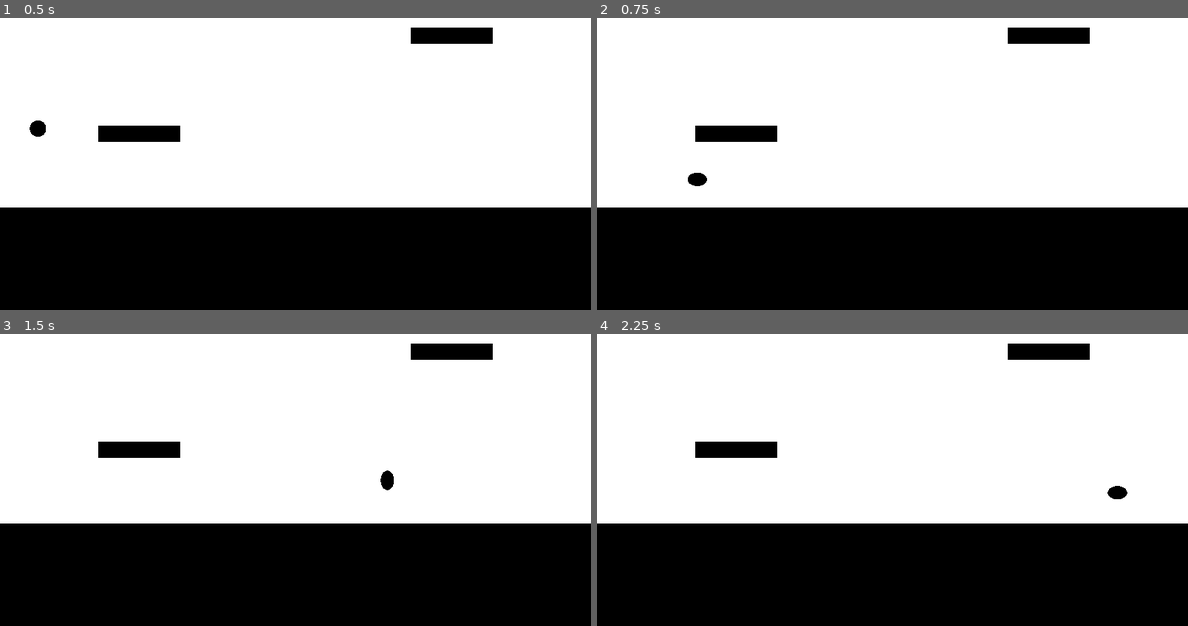
Above: before the commit, frames 1-4 (two rows, left to right).
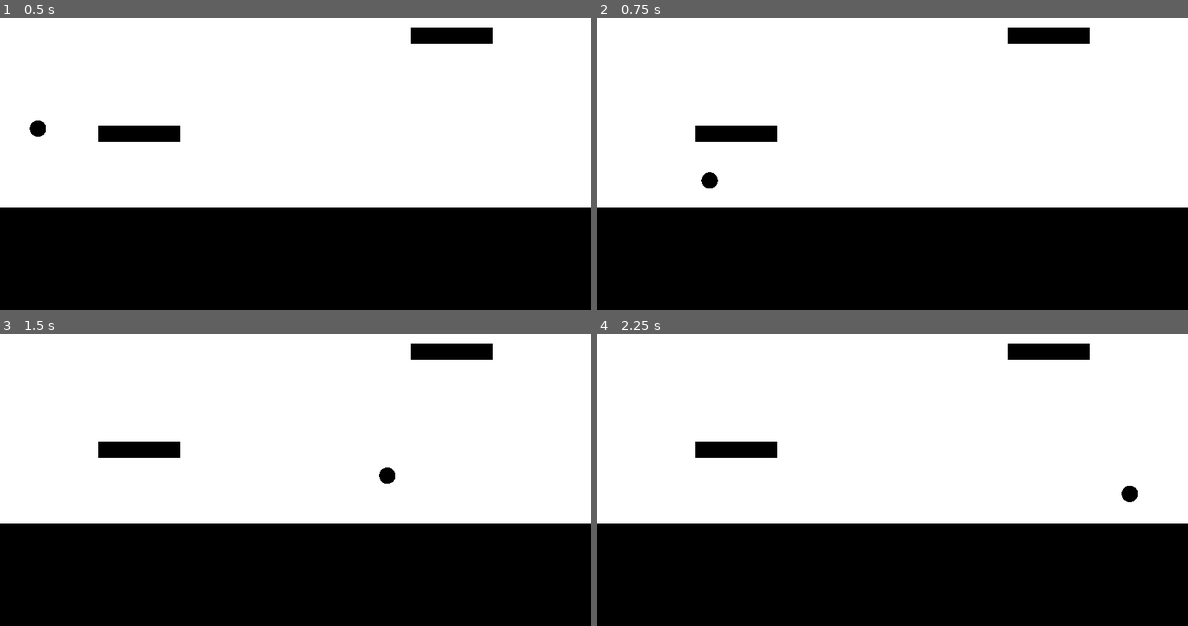
Above: after the commit, the same moments.

Repository: pedro-nadolny/AberrationJam
Game: Godot game, scene res://world.tscn
Two runs of this game, one before a commit and one after it. Both use one fixed random seed, a clock stepped at 60 frames per second and the inputs below.
Inputs:
- Up to frame 1 (0.5 s): no input
- Up to frame 2 (0.75 s): hold Right (move_right) from 0.53 s (still down); tap Space (dash) at 0.6 s
- Up to frame 3 (1.5 s): keep holding Right (move_right); tap Up (jump) at 0.77, 0.8, 1.07, 1.35 s
- Up to frame 4 (2.25 s): tap Up (jump) at 1.52, 1.82 s; tap Space (dash) at 1.55, 2.1 s; release Right (move_right) at 2.03 s; hold Left (move_left) from 2.03 s (still down)

Frame 1 is identical in both runs. In frame 2, 0.2% of the frame differs, in the area x 15-21%, y 52-59%; in frame 3, less than 0.1%; in frame 4, 0.2%.

Commit message:
squish squash improved

Diff:
--- a/PlayerController.gd
+++ b/PlayerController.gd
@@ -14,7 +14,6 @@
 var dash_force = 650
 var last_input_sign = 1
 
-var dv = Vector2.ZERO
 
 func _physics_process(delta):
 	var input = Input.get_axis("move_left", "move_right")
@@ -50,8 +49,10 @@
 	if abs(velocity.x) < 5:
 		velocity.x = 0
 
-	$Mesh.scale.x = move_toward($Mesh.scale.x, 1.0, delta)
-	$Mesh.scale.y = move_toward($Mesh.scale.y, 1.0, delta)
+	$Mesh.scale.x = move_toward($Mesh.scale.x, 1, delta * 10)
+	$Mesh.scale.y = move_toward($Mesh.scale.y, 1, delta * 10)
+	$Mesh.position.x = move_toward($Mesh.position.x, 0, delta * 50)
+	$Mesh.position.y = move_toward($Mesh.position.y, 0, delta * 50)
 
 
 func jump_input(delta):
@@ -64,6 +65,7 @@
 	jumps_available -= 1
 	velocity.y = -jump_force
 	$Mesh.scale = Vector2(0.7, 1.3)
+	$Mesh.position = Vector2(0, -15)
 
 func dash_input(delta, input):
 	dash_cooldown = min(0, dash_cooldown + delta)
@@ -76,4 +78,5 @@
 	dash_cooldown = -0.5
 	velocity.x += last_input_sign * dash_force
 	velocity.y = 0
-	$Mesh.scale = Vector2(1.3, 0.7)
+	$Mesh.scale = Vector2(1.7, 0.4)
+	$Mesh.position = Vector2(30, 8)
